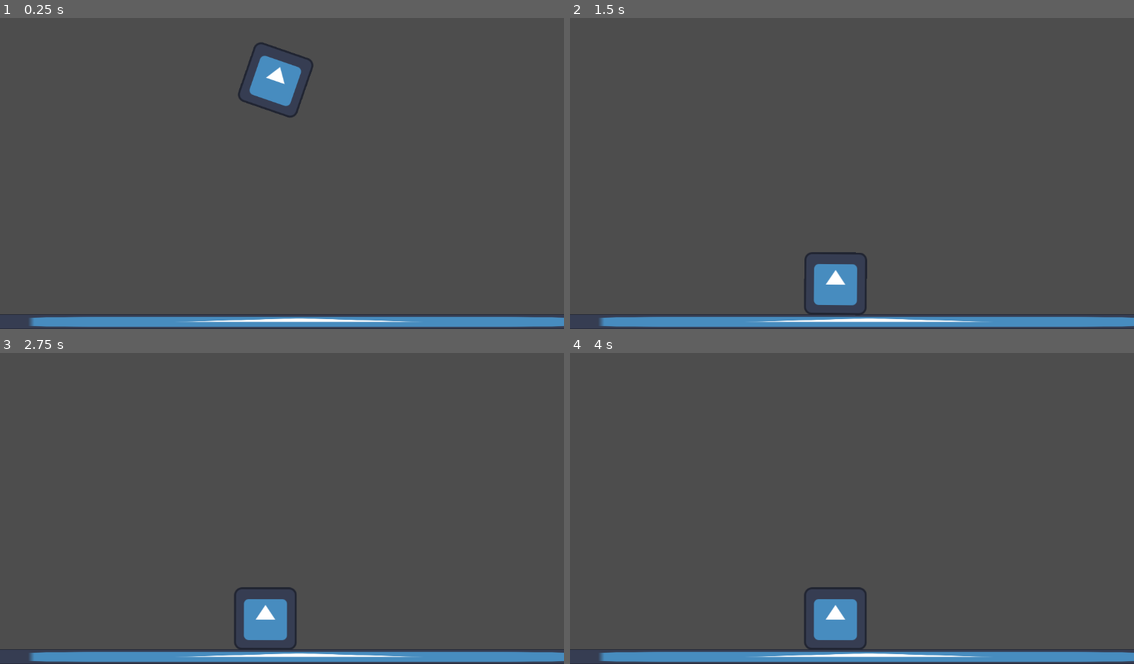
Above: before the commit, frames 1-4 (two rows, left to right).
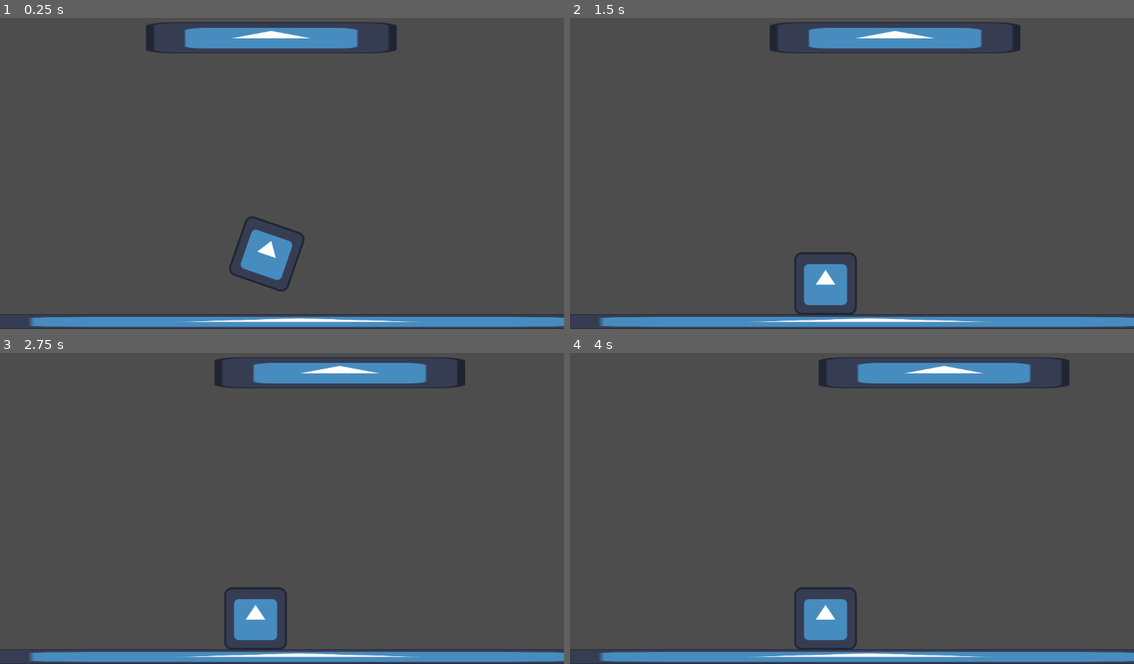
Above: after the commit, the same moments.

Repository: nanodeath/tippy-towers
Game: Godot game, scene res://game.tscn
Two runs of this game, one before a commit and one after it. Both use one fixed random seed, a clock stepped at 60 frames per second and the inputs below. The engine's default icon, where the game draws it, is replaced by a stand-in: a white triangle on a blue panel in a dark square.
Inputs:
- Up to frame 1 (0.25 s): no input
- Up to frame 2 (1.5 s): hold D (move_right, bound only after the commit) 0.53-1.28 s; hold A (move_left, bound only after the commit) from 1.28 s (still down)
- Up to frame 3 (2.75 s): release A (move_left, bound only after the commit) at 2.03 s; hold D (move_right, bound only after the commit) from 2.03 s (still down)
- Up to frame 4 (4 s): release D (move_right, bound only after the commit) at 3.53 s; hold A (move_left, bound only after the commit) from 3.53 s (still down)

The runs differ from the first frame. In frame 1, 5.2% of the frame differs, in the area x 25-71%, y 1-88%; in frame 2, 3.5%; in frame 3, 3.5%; in frame 4, 3.5%.

Commit message:
Moveable crane.

Diff:
--- a/tippy-towers/game.tscn
+++ b/tippy-towers/game.tscn
@@ -1,11 +1,15 @@
-[gd_scene load_steps=4 format=3 uid="uid://chss5a6j3kny4"]
+[gd_scene load_steps=6 format=3 uid="uid://chss5a6j3kny4"]
 
 [ext_resource type="Texture2D" uid="uid://p5f1hvknc1bl" path="res://icon.svg" id="1_qfxxw"]
+[ext_resource type="Script" path="res://scripts/crane.gd" id="2_50bie"]
 
 [sub_resource type="WorldBoundaryShape2D" id="WorldBoundaryShape2D_yp3k8"]
 
 [sub_resource type="RectangleShape2D" id="RectangleShape2D_kanau"]
 size = Vector2(128, 128)
+
+[sub_resource type="RectangleShape2D" id="RectangleShape2D_aahc5"]
+size = Vector2(512, 64)
 
 [node name="Game" type="Node2D"]
 
@@ -21,7 +25,7 @@
 shape = SubResource("WorldBoundaryShape2D_yp3k8")
 
 [node name="Block" type="RigidBody2D" parent="."]
-position = Vector2(563, 110)
+position = Vector2(545, 466)
 rotation = 0.332925
 
 [node name="Sprite" type="Sprite2D" parent="Block"]
@@ -29,3 +33,16 @@
 
 [node name="CollisionShape2D" type="CollisionShape2D" parent="Block"]
 shape = SubResource("RectangleShape2D_kanau")
+
+[node name="Crane" type="CharacterBody2D" parent="."]
+position = Vector2(554, 52)
+motion_mode = 1
+script = ExtResource("2_50bie")
+speed = 200
+
+[node name="Sprite" type="Sprite2D" parent="Crane"]
+scale = Vector2(4, 0.5)
+texture = ExtResource("1_qfxxw")
+
+[node name="CollisionShape2D" type="CollisionShape2D" parent="Crane"]
+shape = SubResource("RectangleShape2D_aahc5")
--- a/tippy-towers/project.godot
+++ b/tippy-towers/project.godot
@@ -15,6 +15,21 @@
 config/features=PackedStringArray("4.2", "Mobile")
 config/icon="res://icon.svg"
 
+[input]
+
+move_left={
+"deadzone": 0.5,
+"events": [Object(InputEventKey,"resource_local_to_scene":false,"resource_name":"","device":-1,"window_id":0,"alt_pressed":false,"shift_pressed":false,"ctrl_pressed":false,"meta_pressed":false,"pressed":false,"keycode":0,"physical_keycode":65,"key_label":0,"unicode":97,"echo":false,"script":null)
+, Object(InputEventKey,"resource_local_to_scene":false,"resource_name":"","device":-1,"window_id":0,"alt_pressed":false,"shift_pressed":false,"ctrl_pressed":false,"meta_pressed":false,"pressed":false,"keycode":0,"physical_keycode":4194319,"key_label":0,"unicode":0,"echo":false,"script":null)
+]
+}
+move_right={
+"deadzone": 0.5,
+"events": [Object(InputEventKey,"resource_local_to_scene":false,"resource_name":"","device":-1,"window_id":0,"alt_pressed":false,"shift_pressed":false,"ctrl_pressed":false,"meta_pressed":false,"pressed":false,"keycode":0,"physical_keycode":68,"key_label":0,"unicode":100,"echo":false,"script":null)
+, Object(InputEventKey,"resource_local_to_scene":false,"resource_name":"","device":-1,"window_id":0,"alt_pressed":false,"shift_pressed":false,"ctrl_pressed":false,"meta_pressed":false,"pressed":false,"keycode":0,"physical_keycode":4194321,"key_label":0,"unicode":0,"echo":false,"script":null)
+]
+}
+
 [rendering]
 
 renderer/rendering_method="mobile"
--- /dev/null
+++ b/tippy-towers/scripts/crane.gd
@@ -0,0 +1,12 @@
+class_name Crane extends CharacterBody2D
+
+@export var speed: int
+
+func _ready():
+	pass # Replace with function body.
+
+func _physics_process(delta):
+	if Input.is_action_pressed("move_left"):
+		position.x -= speed * delta
+	elif Input.is_action_pressed("move_right"):
+		position.x += speed * delta
